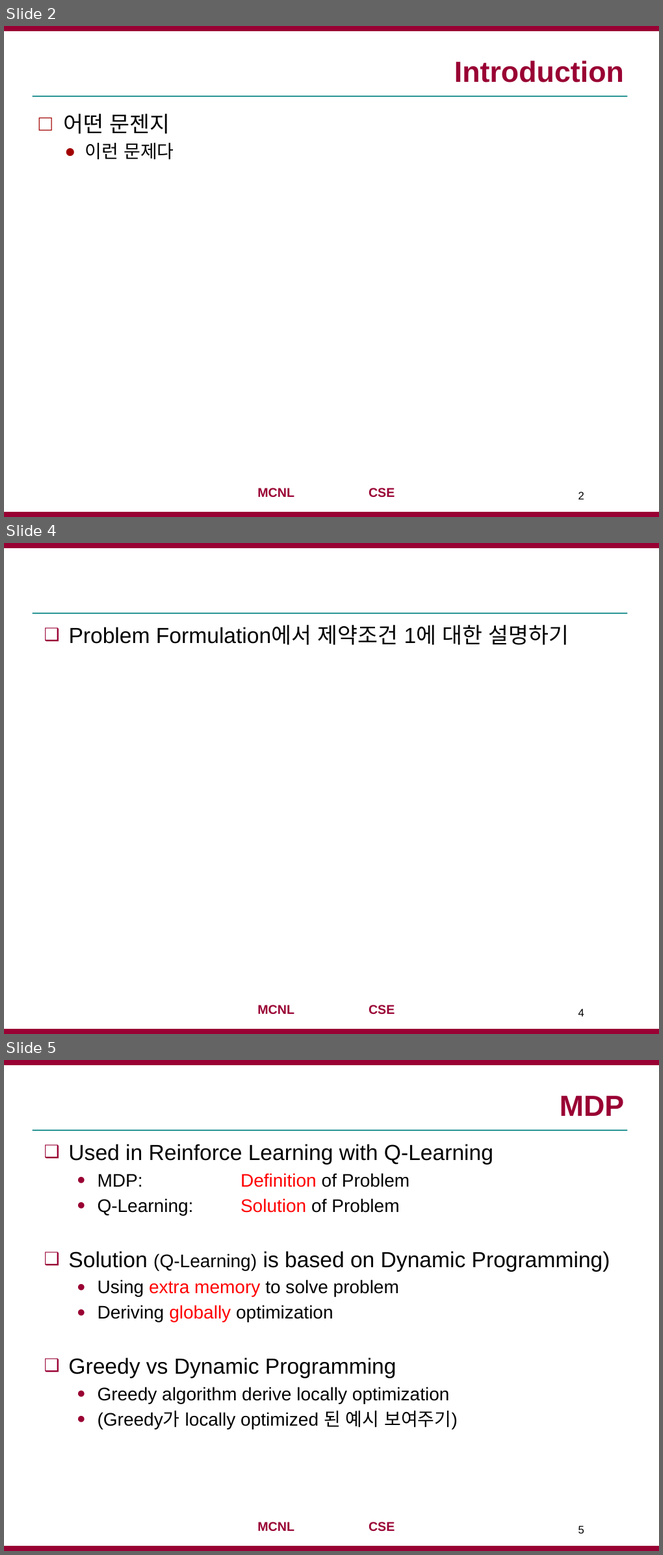
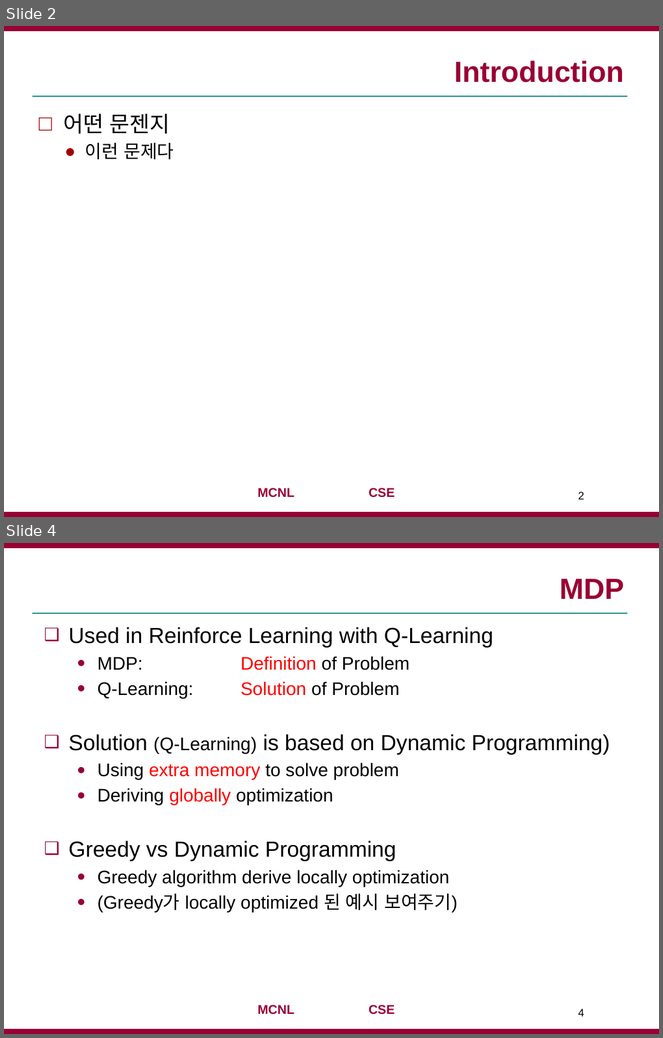
Before and after one commit to jaejunha/Paper, a slide deck: Daily(written_by_Korean)/180727.pptx. Shown one above the other, each under a label of ours: slides 2, 4 and 5 before the commit, slides 2 and 4 after it; the slides between them are not shown. The pictures are 663x1555 and 663x1038 pixels, drawn with LibreOffice and Linux fonts; fonts in the diff are those of the drawing; background and template pictures are left out. Boxes give left, top, right and bottom in pixels: in the first picture for what was removed or moved away, otherwise in the second. Text is boxed around its words. In the diff, an @@ line names an element or a change of style, - is before the commit and + after.

```diff
--- a/Daily(written_by_Korean)/180727.pptx
+++ b/Daily(written_by_Korean)/180727.pptx
@@ slide 4 removed at bbox=[4, 543, 659, 1034], background #FFFFFF; not listed: 4 template elements that a slide beside it also shows @@
@@ text removed at bbox=[69, 625, 570, 645] @@
-❑ Problem Formulation에서 제약조건 1에 대한 설명하기
@@ page number removed at bbox=[579, 1009, 584, 1017] @@
-4
@@ what was slide 5 is now slide 4 @@
@@ page number at bbox=[579, 1009, 584, 1017]: text changed @@
-5
+4
```
Also in this commit, not shown: 3 slides changed, 2 slides added, 1 other file.
